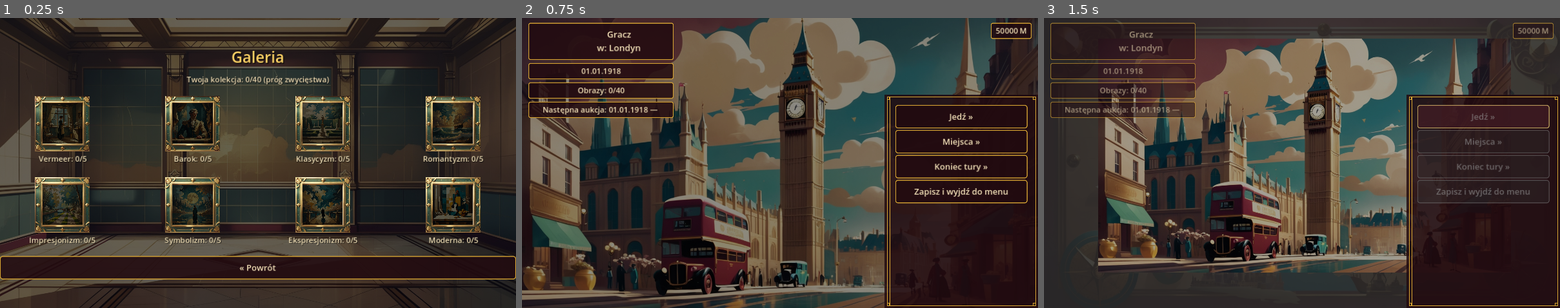
Above: before the commit, frames 1-3 (left to right).
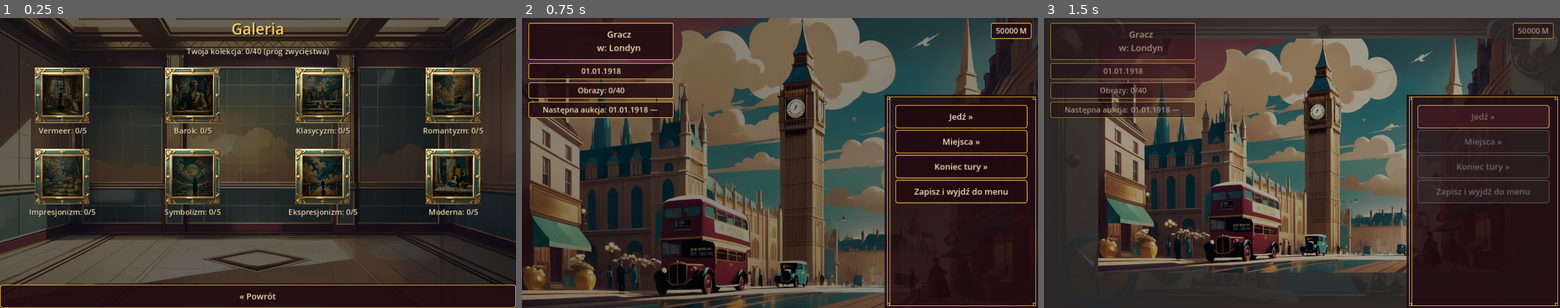
Above: after the commit, the same moments.

Repository: cinekm20/the-forger-retro-tycoon
Game: Godot game, scene res://scenes/gallery/Gallery.tscn
The game is run twice, just before and just after one commit, with the same random seed, the same clock (stepped at 60 frames per second) and the same inputs. This scene is started directly instead of the project's main scene.
Inputs:
- Up to frame 1 (0.25 s): no input
- Up to frame 2 (0.75 s): click "« Powrót" at 0.5 s
- Up to frame 3 (1.5 s): click "Jedź »" at 1.25 s

The runs differ from the first frame. In frame 1, 32% of the frame differs, in the area x 0-100%, y 1-100%; in frame 2, nothing differs; in frame 3, nothing differs.

Commit message:
Popraw przypięcie tytuł/przycisk: Galeria (główny ekran), Rynek za nisko
Zgłoszone przez użytkownika: "galeria i wyścig koni tego nie ma zrobionego
a rynek ma za nisko przycisk powrót, trzeba coś tam poprawić w środku".

- Gallery.gd _build_categories_view: content_root używał
  ALIGNMENT_CENTER + domyślnego SIZE_FILL (kurczy się do treści), więc
  przycisk "Powrót" tylko WYGLĄDAŁ na przypięty, kiedy siatka 8 kategorii
  akurat wypełniała prawie cały ekran — realnie nie był przypięty do
  krawędzi. Teraz ALIGNMENT_BEGIN + SIZE_EXPAND_FILL + rozpychacz przed
  przyciskiem, jak w pozostałych widokach tego ekranu.
- Market.gd: przycisk powrotu wychodził poza ekran — bez ozdobnej ramki
  ten ekran nie ma już ScrollContainera jako zabezpieczenia, a suma
  wysokości wszystkich sekcji (4 ceny towarów pod sobą + wykres + legenda
  + kontrakty) przekraczała 720px. Lista cen towarów: pionowa kolumna ->
  poziomy rząd (jak już robi contract_row), oszczędza najwięcej miejsca
  bez utraty informacji.
- Market/Races/StockMarket/Warehouse/ArtSchool/YearSummary/Settings:
  usunięty rozpychacz między tytułem a resztą treści (zostaje tylko jeden,
  przed przyciskiem na dole) — z dwoma rozpychaczami treść była
  wyśrodkowana z równymi odstępami góra/dół, co przy krótkiej treści (np.
  Wyścigi konne) zostawiało przycisk daleko od faktycznej krawędzi mimo
  matematycznie poprawnego przypięcia. Z jednym treść zaczyna się od razu
  pod tytułem, a przycisk zostaje jednoznacznie przyklejony do dołu.

Co-Authored-By: Claude Sonnet 5 <noreply@anthropic.com>
Claude-Session: https://claude.ai/code/session_01WjdcGYSPdySvPA6GKCaWaN

Diff:
--- a/game/scenes/art_school/ArtSchool.gd
+++ b/game/scenes/art_school/ArtSchool.gd
@@ -25,15 +25,15 @@
 
 func _ready() -> void:
 	ScreenHelpers.make_background(self, "res://art/backgrounds/art_school.jpg")
-	## use_menu_frame=false + ALIGNMENT_BEGIN + rozpychacze: zgłoszone przez
-	## użytkownika — ozdobna ramka znika, nazwa ekranu zostaje przypięta na
-	## samej górze, przycisk powrotu na samym dole (ten sam wzorzec co
-	## Gallery.gd _build_category_detail_view).
+	## use_menu_frame=false + ALIGNMENT_BEGIN + JEDEN rozpychacz na końcu:
+	## zgłoszone przez użytkownika — ozdobna ramka znika, nazwa ekranu zostaje
+	## przypięta na samej górze, przycisk powrotu na samym dole. Treść leci
+	## zaraz pod tytułem (bez rozpychacza między nimi) — patrz Races.gd po
+	## szczegółowe uzasadnienie, czemu JEDEN rozpychacz (nie dwa).
 	var root := ScreenHelpers.make_root(self, false)
 	root.alignment = BoxContainer.ALIGNMENT_BEGIN
 	ScreenHelpers.make_title(root, "Szkoła sztuki")
 	ScreenHelpers.make_turn_indicator(root)
-	root.add_child(ScreenHelpers.make_expand_spacer())
 
 	info_label = ScreenHelpers.make_label(root, "")
 	## autowrap + custom_minimum_size (SZEROKOŚĆ i WYSOKOŚĆ oba stałe) —
--- a/game/scenes/gallery/Gallery.gd
+++ b/game/scenes/gallery/Gallery.gd
@@ -119,8 +119,17 @@
 ## "Nazwa: X/5"), klikalna TYLKO gdy gracz ma tam już choć jeden obraz —
 ## plus krótkie podsumowanie postępu innych graczy w multiplayer.
 func _build_categories_view() -> void:
-	content_root.alignment = BoxContainer.ALIGNMENT_CENTER
-	content_root.size_flags_vertical = Control.SIZE_FILL
+	## Zgłoszone przez użytkownika: ten sam ekran ("Galeria") też ma mieć
+	## przycisk powrotu przypięty do samego dołu — wcześniej content_root
+	## (ALIGNMENT_CENTER + domyślne SIZE_FILL, czyli kurczy się do naturalnego
+	## rozmiaru treści) tylko WYGLĄDAŁ na przypięty, kiedy siatka 8 kategorii
+	## akurat wypełniała prawie cały ekran; przy mniejszej treści (np. mniej
+	## kategorii, krótsza lista graczy) przycisk floatowałby wyżej. "Galeria"
+	## u góry jest już przypięte NA ZEWNĄTRZ content_root (patrz _ready), więc
+	## tu wystarczy JEDEN rozpychacz na samym końcu — treść zaczyna się od
+	## razu pod nagłówkiem, przycisk zostaje przyklejony do dołu.
+	content_root.alignment = BoxContainer.ALIGNMENT_BEGIN
+	content_root.size_flags_vertical = Control.SIZE_EXPAND_FILL
 	ScreenHelpers.make_label(content_root, tr("Twoja kolekcja: %d/%d (próg zwycięstwa)") % [
 		Paintings.owned_count(), Paintings.win_threshold,
 	])
@@ -143,6 +152,7 @@
 				Players.player_names[i], marker, Players.get_painting_count(i),
 			])
 
+	content_root.add_child(ScreenHelpers.make_expand_spacer())
 	ScreenHelpers.make_back_button(content_root)
 
 
--- a/game/scenes/market/Market.gd
+++ b/game/scenes/market/Market.gd
@@ -19,7 +19,7 @@
 	"cocoa": Color(0.75, 0.28, 0.18),
 }
 
-var crop_rows_container: VBoxContainer
+var crop_rows_container: HBoxContainer
 var contracts_label: Label
 var location_label: Label
 var money_label: Label
@@ -34,18 +34,27 @@
 	location_label = corner["left"]
 	money_label = corner["right"]
 
-	## use_menu_frame=false + ALIGNMENT_BEGIN + rozpychacze: zgłoszone przez
-	## użytkownika — ozdobna ramka znika, nazwa ekranu zostaje przypięta na
-	## samej górze, przycisk powrotu na samym dole (ten sam wzorzec co
-	## Gallery.gd _build_category_detail_view).
+	## use_menu_frame=false + ALIGNMENT_BEGIN + JEDEN rozpychacz na końcu:
+	## zgłoszone przez użytkownika — ozdobna ramka znika, nazwa ekranu zostaje
+	## przypięta na samej górze, przycisk powrotu na samym dole. Treść leci
+	## zaraz pod tytułem (bez rozpychacza między nimi) — patrz Races.gd po
+	## szczegółowe uzasadnienie, czemu JEDEN rozpychacz (nie dwa).
 	var root := ScreenHelpers.make_root(self, false)
 	root.alignment = BoxContainer.ALIGNMENT_BEGIN
 	ScreenHelpers.make_title(root, "Rynek")
 	ScreenHelpers.make_turn_indicator(root)
-	root.add_child(ScreenHelpers.make_expand_spacer())
 
 	ScreenHelpers.make_title(root, "Ceny towarów")
-	crop_rows_container = VBoxContainer.new()
+	## HBoxContainer (nie VBoxContainer): zgłoszone przez użytkownika —
+	## przycisk powrotu wychodził poza ekran ("za nisko"), bo bez ozdobnej
+	## ramki ten ekran nie ma już ScrollContainera jako zabezpieczenia (patrz
+	## plain_root w screen_helpers.gd), a suma wysokości WSZYSTKICH sekcji
+	## (4 ceny towarów pod sobą + wykres + legenda + kontrakty) przekraczała
+	## 720px. Jeden poziomy rząd zamiast 4 osobnych wierszy oszczędza
+	## najwięcej miejsca bez utraty żadnej informacji.
+	crop_rows_container = HBoxContainer.new()
+	crop_rows_container.alignment = BoxContainer.ALIGNMENT_CENTER
+	crop_rows_container.add_theme_constant_override("separation", 24)
 	root.add_child(crop_rows_container)
 
 	## Wykres cen towarów w czasie (Crops.price_history) — rysowany natywnie
--- a/game/scenes/races/Races.gd
+++ b/game/scenes/races/Races.gd
@@ -18,15 +18,17 @@
 
 func _ready() -> void:
 	ScreenHelpers.make_background(self, "res://art/backgrounds/races.jpg")
-	## use_menu_frame=false + ALIGNMENT_BEGIN + rozpychacze: zgłoszone przez
-	## użytkownika — ozdobna ramka znika, nazwa ekranu zostaje przypięta na
-	## samej górze, przycisk powrotu na samym dole (ten sam wzorzec co
-	## Gallery.gd _build_category_detail_view).
+	## use_menu_frame=false + ALIGNMENT_BEGIN + JEDEN rozpychacz na końcu:
+	## zgłoszone przez użytkownika — ozdobna ramka znika, nazwa ekranu zostaje
+	## przypięta na samej górze, przycisk powrotu na samym dole. Treść leci
+	## zaraz pod tytułem (bez rozpychacza między nimi) — przy krótkiej treści
+	## (jak tu: kilka linii kursów + jeden rząd zakładu) dwa rozpychacze
+	## symetrycznie rozsuwałyby pustą przestrzeń na górę I dół środka,
+	## zostawiając przycisk powrotu daleko od faktycznej krawędzi ekranu.
 	var root := ScreenHelpers.make_root(self, false)
 	root.alignment = BoxContainer.ALIGNMENT_BEGIN
 	ScreenHelpers.make_title(root, "Wyścigi konne")
 	ScreenHelpers.make_turn_indicator(root)
-	root.add_child(ScreenHelpers.make_expand_spacer())
 
 	for horse in HORSES:
 		ScreenHelpers.make_label(root, tr("%s — kurs ×%.1f") % [horse["name"], horse["odds"]])
--- a/game/scenes/settings/Settings.gd
+++ b/game/scenes/settings/Settings.gd
@@ -4,14 +4,14 @@
 
 
 func _ready() -> void:
-	## use_menu_frame=false + ALIGNMENT_BEGIN + rozpychacze: zgłoszone przez
-	## użytkownika — ozdobna ramka znika, nazwa ekranu zostaje przypięta na
-	## samej górze, przycisk powrotu na samym dole (ten sam wzorzec co
-	## Gallery.gd _build_category_detail_view).
+	## use_menu_frame=false + ALIGNMENT_BEGIN + JEDEN rozpychacz na końcu:
+	## zgłoszone przez użytkownika — ozdobna ramka znika, nazwa ekranu zostaje
+	## przypięta na samej górze, przycisk powrotu na samym dole. Treść leci
+	## zaraz pod tytułem (bez rozpychacza między nimi) — patrz Races.gd po
+	## szczegółowe uzasadnienie, czemu JEDEN rozpychacz (nie dwa).
 	var root := ScreenHelpers.make_root(self, false)
 	root.alignment = BoxContainer.ALIGNMENT_BEGIN
 	ScreenHelpers.make_title(root, "Ustawienia")
-	root.add_child(ScreenHelpers.make_expand_spacer())
 
 	ScreenHelpers.make_label(root, "Język / Language / Sprache")
 
--- a/game/scenes/stock_market/StockMarket.gd
+++ b/game/scenes/stock_market/StockMarket.gd
@@ -36,15 +36,15 @@
 	location_label = corner["left"]
 	money_label = corner["right"]
 
-	## use_menu_frame=false + ALIGNMENT_BEGIN + rozpychacze: zgłoszone przez
-	## użytkownika — ozdobna ramka znika, nazwa ekranu zostaje przypięta na
-	## samej górze, przycisk powrotu na samym dole (ten sam wzorzec co
-	## Gallery.gd _build_category_detail_view).
+	## use_menu_frame=false + ALIGNMENT_BEGIN + JEDEN rozpychacz na końcu:
+	## zgłoszone przez użytkownika — ozdobna ramka znika, nazwa ekranu zostaje
+	## przypięta na samej górze, przycisk powrotu na samym dole. Treść leci
+	## zaraz pod tytułem (bez rozpychacza między nimi) — patrz Races.gd po
+	## szczegółowe uzasadnienie, czemu JEDEN rozpychacz (nie dwa).
 	var root := ScreenHelpers.make_root(self, false)
 	root.alignment = BoxContainer.ALIGNMENT_BEGIN
 	ScreenHelpers.make_title(root, "Giełda")
 	ScreenHelpers.make_turn_indicator(root)
-	root.add_child(ScreenHelpers.make_expand_spacer())
 
 	## HFlowContainer zamiast HBoxContainer: na wąskim (portretowym) ekranie
 	## 4 sejfy obok siebie by się nie zmieściły — FlowContainer sam
--- a/game/scenes/warehouse/Warehouse.gd
+++ b/game/scenes/warehouse/Warehouse.gd
@@ -24,15 +24,15 @@
 	location_label.text = tr("%s\n%s") % [Cities.get_city_name(Travel.current_city), Calendar.format_day(Players.active_day())]
 	money_label.text = tr("%.0f M") % Economy.player_money
 
-	## use_menu_frame=false + ALIGNMENT_BEGIN + rozpychacze: zgłoszone przez
-	## użytkownika — ozdobna ramka znika, nazwa ekranu zostaje przypięta na
-	## samej górze, przycisk powrotu na samym dole (ten sam wzorzec co
-	## Gallery.gd _build_category_detail_view).
+	## use_menu_frame=false + ALIGNMENT_BEGIN + JEDEN rozpychacz na końcu:
+	## zgłoszone przez użytkownika — ozdobna ramka znika, nazwa ekranu zostaje
+	## przypięta na samej górze, przycisk powrotu na samym dole. Treść leci
+	## zaraz pod tytułem (bez rozpychacza między nimi) — patrz Races.gd po
+	## szczegółowe uzasadnienie, czemu JEDEN rozpychacz (nie dwa).
 	var root := ScreenHelpers.make_root(self, false)
 	root.alignment = BoxContainer.ALIGNMENT_BEGIN
 	ScreenHelpers.make_title(root, "Spichlerz")
 	ScreenHelpers.make_turn_indicator(root)
-	root.add_child(ScreenHelpers.make_expand_spacer())
 
 	var silo_row := HBoxContainer.new()
 	silo_row.alignment = BoxContainer.ALIGNMENT_CENTER
--- a/game/scenes/year_summary/YearSummary.gd
+++ b/game/scenes/year_summary/YearSummary.gd
@@ -15,16 +15,16 @@
 	report = YearlyReport.consume_pending()
 
 	ScreenHelpers.make_background(self, "res://art/backgrounds/stock_market.jpg")
-	## use_menu_frame=false + ALIGNMENT_BEGIN + rozpychacze: zgłoszone przez
-	## użytkownika — ozdobna ramka znika, nazwa ekranu zostaje przypięta na
-	## samej górze, przycisk "Kontynuuj" na samym dole (ten sam wzorzec co
-	## Gallery.gd _build_category_detail_view).
+	## use_menu_frame=false + ALIGNMENT_BEGIN + JEDEN rozpychacz na końcu:
+	## zgłoszone przez użytkownika — ozdobna ramka znika, nazwa ekranu zostaje
+	## przypięta na samej górze, przycisk "Kontynuuj" na samym dole. Treść
+	## leci zaraz pod tytułem (bez rozpychacza między nimi) — patrz Races.gd
+	## po szczegółowe uzasadnienie, czemu JEDEN rozpychacz (nie dwa).
 	var root := ScreenHelpers.make_root(self, false)
 	root.alignment = BoxContainer.ALIGNMENT_BEGIN
 
 	ScreenHelpers.make_title(root, tr("Podsumowanie roku %d") % int(report.get("year", Calendar.get_year() - 1)))
 	ScreenHelpers.make_turn_indicator(root)
-	root.add_child(ScreenHelpers.make_expand_spacer())
 
 	ScreenHelpers.make_label(root, tr("Linie żeglugowe"))
 	var shipping_row := HBoxContainer.new()
